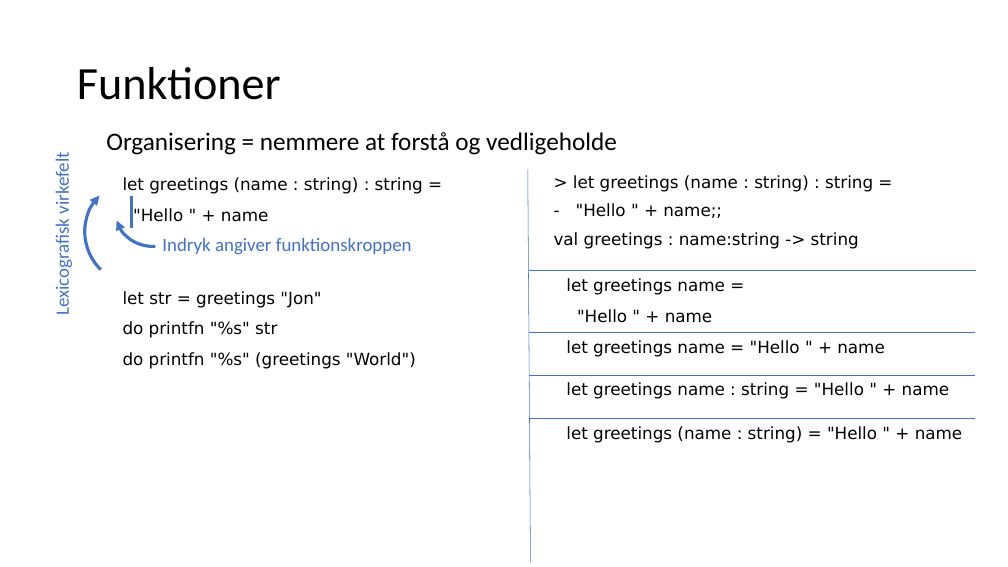
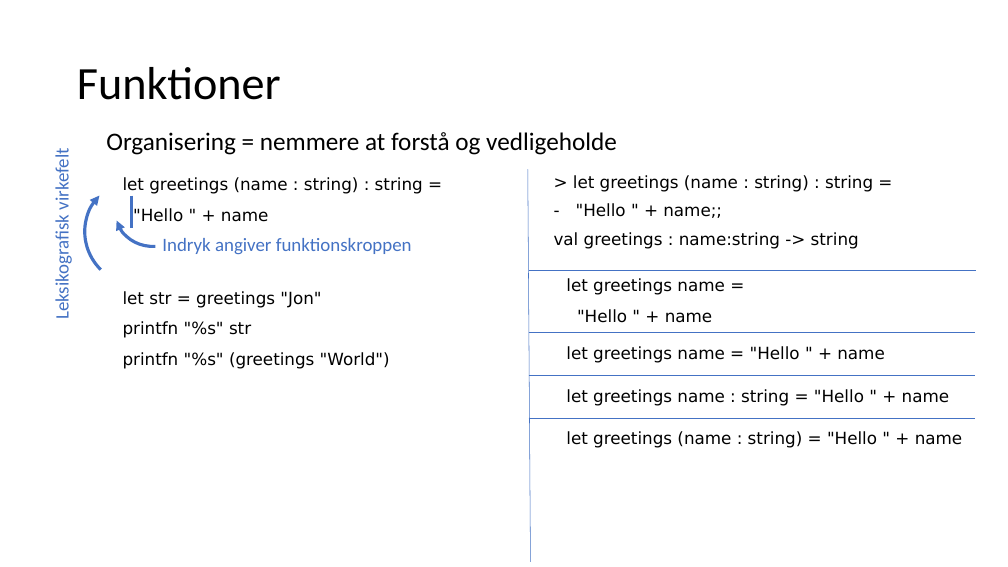
Before and after one commit to fisterloegsovs/pop22, a slide deck: slide 4 of lectures/3.2FunctionsNPrintf/lecture.pptx. Drawn at 1008x567 pixels with LibreOffice and Linux fonts; fonts in the diff are those of the drawing. Boxes give left, top, right and bottom in pixels: in the first picture for what was removed or moved away, otherwise in the second. Text is boxed around its words. In the diff, an @@ line names an element or a change of style, - is before the commit and + after.

```diff
--- a/lectures/3.2FunctionsNPrintf/lecture.pptx
+++ b/lectures/3.2FunctionsNPrintf/lecture.pptx
@@ text at <box>51,155,74,316</box>: text changed @@
-Lexicografisk virkefelt
+Leksikografisk virkefelt
@@ text at <box>123,321,390,369</box>: text changed @@
-do printfn "%s" str
-do printfn "%s" (greetings "World")
+printfn "%s" str
+printfn "%s" (greetings "World")
@@ 3 texts: place and size @@
-3 texts at <box>566,340,963,443</box>
+3 texts at <box>566,346,963,448</box>
```
Also in this commit, not shown: 6 other slides changed, 3 slides removed, 3 other files.
